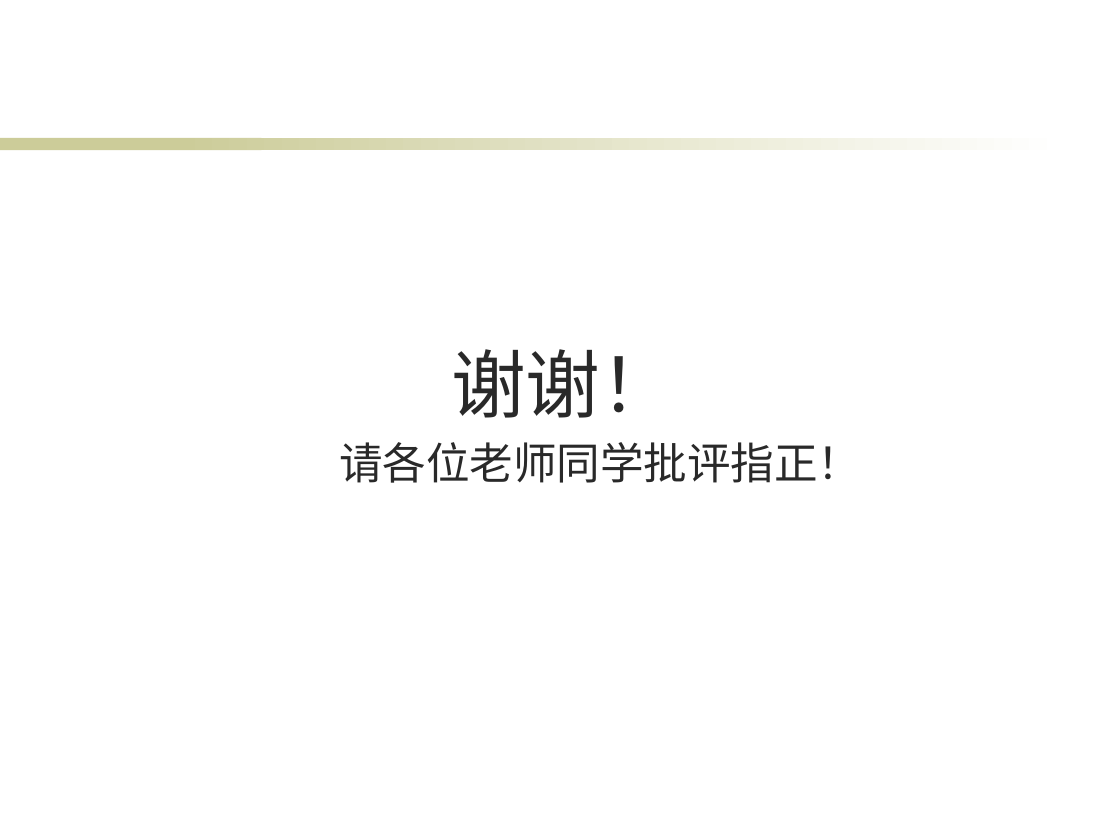
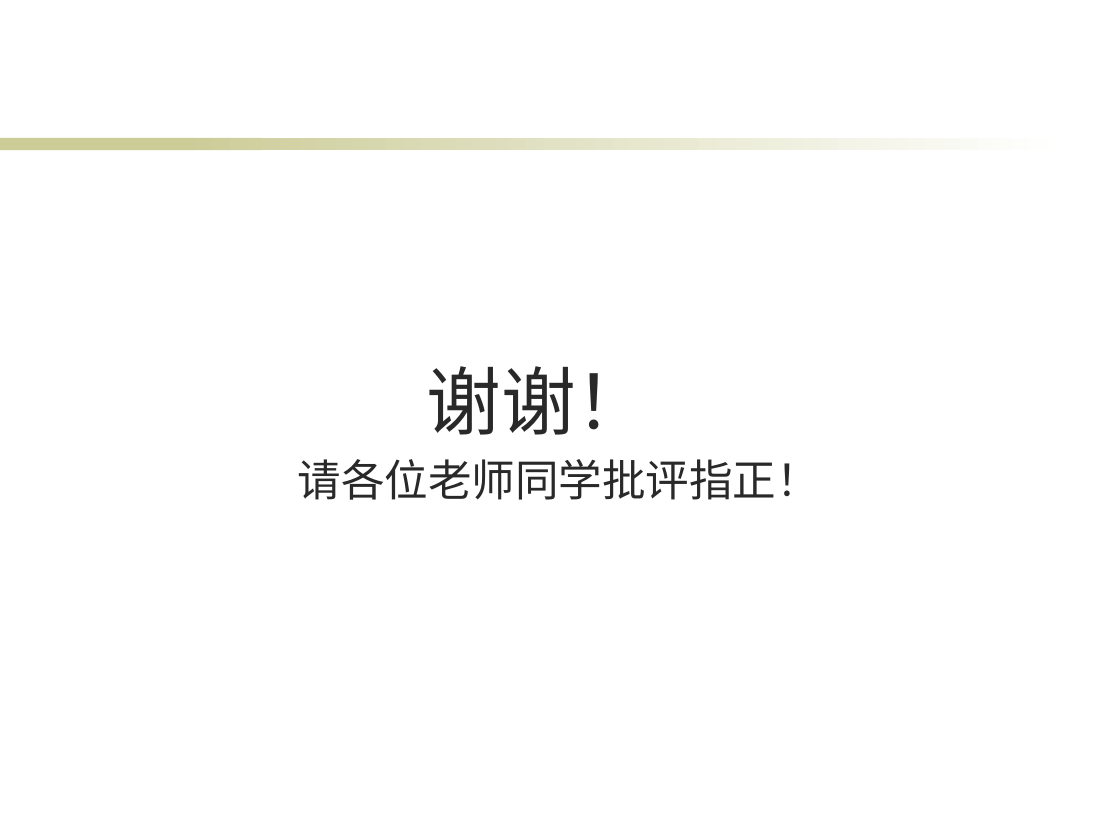
Before and after one commit to wqpod2g/paper, a slide deck: slide 33 of 毕业答辩ppt.pptx. Drawn at 1120x840 pixels with LibreOffice and Linux fonts; fonts in the diff are those of the drawing; background and template pictures are left out. Boxes give left, top, right and bottom in pixels: in the first picture for what was removed or moved away, otherwise in the second. Text is boxed around its words. In the diff, an @@ line names an element or a change of style, - is before the commit and + after.

```diff
--- a/毕业答辩ppt.pptx
+++ b/毕业答辩ppt.pptx
@@ text "谢谢！": place and size @@
-text "谢谢！" at (339,349,861,483)
+text "谢谢！" at (298,366,820,500)
```
Also in this commit, not shown: 23 other slides changed, 2 other files.
